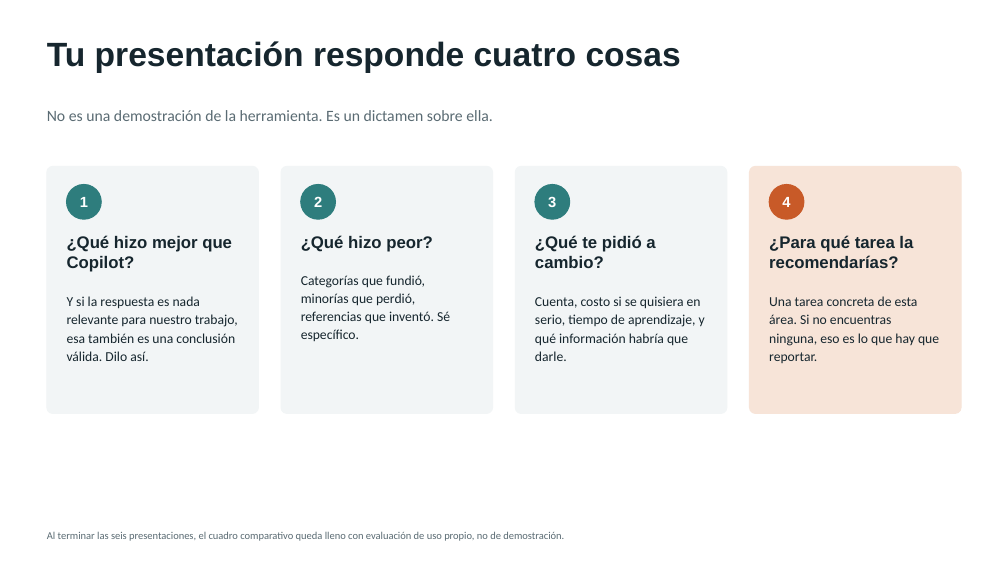
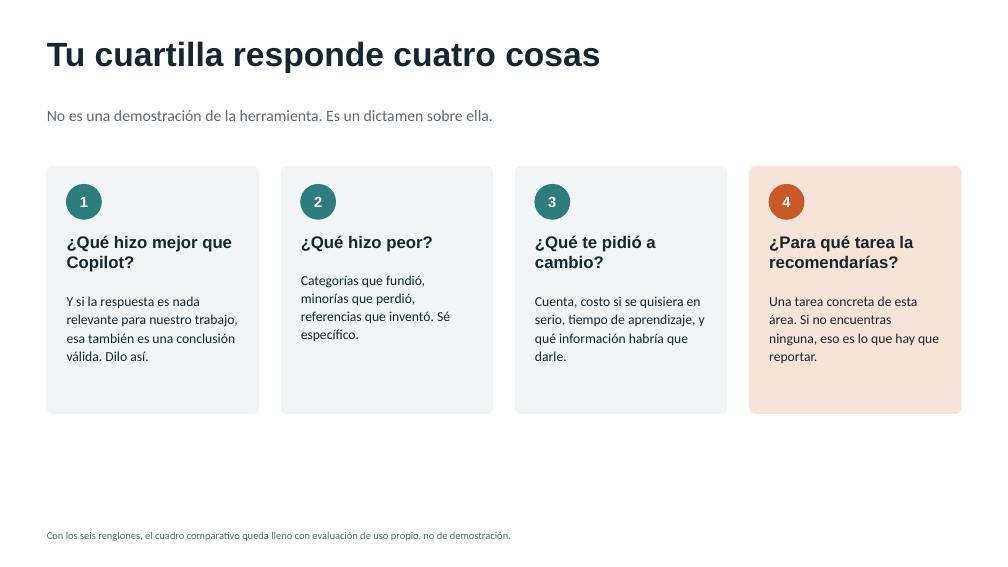
Before and after one commit to marvtrejo/curso-inegi-gen-ai, a slide deck: slide 11 of sesion-05/Sesion_05_Ecosistema_Herramientas.pptx (slide 12 before the commit). Drawn at 1008x567 pixels with LibreOffice and Linux fonts; fonts in the diff are those of the drawing. Boxes give left, top, right and bottom in pixels: in the first picture for what was removed or moved away, otherwise in the second. Text is boxed around its words. In the diff, an @@ line names an element or a change of style, - is before the commit and + after.

```diff
--- a/sesion-05/Sesion_05_Ecosistema_Herramientas.pptx
+++ b/sesion-05/Sesion_05_Ecosistema_Herramientas.pptx
@@ text at <box>47,41,600,73</box>: text changed @@
-Tu presentación responde cuatro cosas
+Tu cuartilla responde cuatro cosas
@@ text at <box>47,531,511,541</box>: text changed @@
-Al terminar las seis presentaciones, el cuadro comparativo queda lleno con evaluación de uso propio, no de demostración.
+Con los seis renglones, el cuadro comparativo queda lleno con evaluación de uso propio, no de demostración.
```
Also in this commit, not shown: 11 other slides changed, 9 slides added, 1 slide removed, 3 other files.
